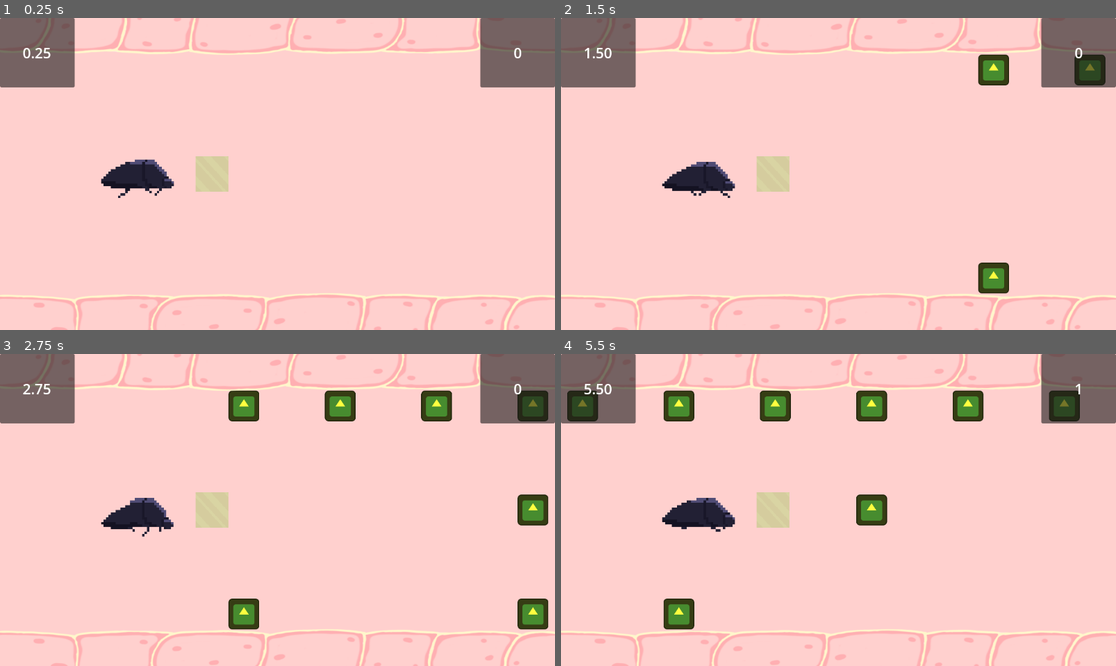
Above: before the commit, frames 1-4 (two rows, left to right).
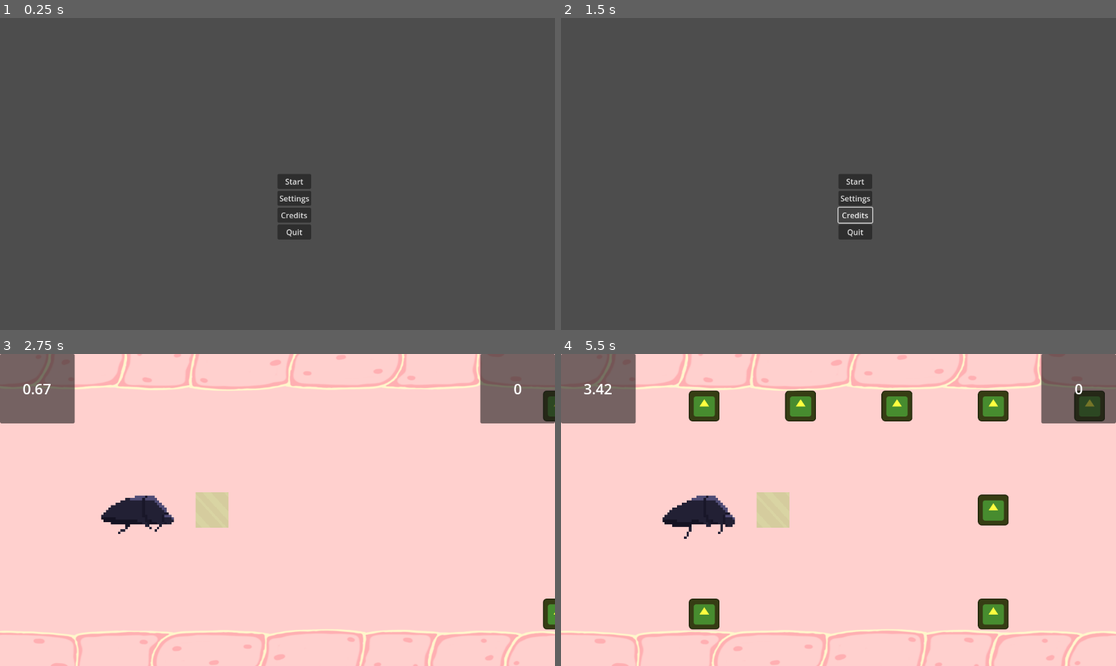
Above: after the commit, the same moments.

Repository: milnej/EscapeFromFrog
Game: Godot game, scene res://Scene/menu.tscn
Same seed, same stepped clock (60 frames per second), same inputs: the game is played once before the commit and once after it. Before the commit the project starts from res://Scene/guts.tscn. The engine's default icon, where the game draws it, is replaced by a stand-in: a white triangle on a blue panel in a dark square.
Inputs (mouse positions are in pixels of both pictures, inside the frame that each line leads up to):
- Up to frame 1 (0.25 s): no input
- Up to frame 2 (1.5 s): click (855, 198) at 0.5 s, where only the run after the commit has a clickable "Settings"; click (855, 214) at 1.25 s, where only the run after the commit has a clickable "Credits"
- Up to frame 3 (2.75 s): click (294, 516) at 2 s, where only the run after the commit has a clickable "Start"
- Up to frame 4 (5.5 s): hold L (note_right) 2.78-3.53 s; tap Space (beetle_attack) every 0.75 s from 2.85 to 5.1 s; hold S (beetle_down) 3.53-4.28 s; hold L (note_right) 4.28-5.03 s; hold W (beetle_up) from 5.03 s (still down)

The runs differ from the first frame. In frame 1, 100% of the frame differs, in the area x 0-100%, y 0-100%; in frame 2, 100%; in frame 3, 4.5%; in frame 4, 8.1%.

Commit message:
Merge branch 'main' of https://github.com/milnej/EscapeFromFrog

Diff:
--- a/Scene/breakable_flesh.tscn
+++ b/Scene/breakable_flesh.tscn
@@ -8,9 +8,6 @@
 
 [node name="Note" type="Node2D"]
 script = ExtResource("1_munt2")
-line = null
-note_number = null
-points_value = null
 
 [node name="Sprite2D" type="Sprite2D" parent="."]
 modulate = Color(1, 1, 0.247059, 1)
--- /dev/null
+++ b/Scene/credits.tscn
@@ -0,0 +1,9 @@
+[gd_scene format=3 uid="uid://ctum5q5u2t5nd"]
+
+[node name="Credits" type="Control"]
+layout_mode = 3
+anchors_preset = 15
+anchor_right = 1.0
+anchor_bottom = 1.0
+grow_horizontal = 2
+grow_vertical = 2
--- /dev/null
+++ b/Scene/menu.tscn
@@ -0,0 +1,40 @@
+[gd_scene load_steps=2 format=3 uid="uid://l8bqq84h0gc8"]
+
+[ext_resource type="Script" path="res://Scripts/menu.gd" id="1_jqkw4"]
+
+[node name="Menu" type="Control"]
+layout_mode = 3
+anchors_preset = 8
+anchor_left = 0.5
+anchor_top = 0.5
+anchor_right = 0.5
+anchor_bottom = 0.5
+grow_horizontal = 2
+grow_vertical = 2
+script = ExtResource("1_jqkw4")
+
+[node name="VBoxContainer" type="VBoxContainer" parent="."]
+layout_mode = 0
+offset_right = 40.0
+offset_bottom = 40.0
+
+[node name="Start" type="Button" parent="VBoxContainer"]
+layout_mode = 2
+text = "Start"
+
+[node name="Settings" type="Button" parent="VBoxContainer"]
+layout_mode = 2
+text = "Settings"
+
+[node name="Credits" type="Button" parent="VBoxContainer"]
+layout_mode = 2
+text = "Credits"
+
+[node name="Quit" type="Button" parent="VBoxContainer"]
+layout_mode = 2
+text = "Quit"
+
+[connection signal="pressed" from="VBoxContainer/Start" to="." method="_on_start_pressed"]
+[connection signal="pressed" from="VBoxContainer/Settings" to="." method="_on_settings_pressed"]
+[connection signal="pressed" from="VBoxContainer/Credits" to="." method="_on_credits_pressed"]
+[connection signal="pressed" from="VBoxContainer/Quit" to="." method="_on_quit_pressed"]
--- a/Scene/unbreakable_flesh.tscn
+++ b/Scene/unbreakable_flesh.tscn
@@ -10,7 +10,7 @@
 script = ExtResource("1_klm06")
 
 [node name="Sprite2D" type="Sprite2D" parent="."]
-modulate = Color(1, 1, 0.247059, 1)
+modulate = Color(0.537255, 0.0666667, 0, 1)
 scale = Vector2(0.5, 0.5)
 texture = ExtResource("2_c6od4")
 
@@ -19,6 +19,7 @@
 
 [node name="CollisionShape2D" type="CollisionShape2D" parent="Sprite2D/Area2D"]
 shape = SubResource("RectangleShape2D_yf74h")
+debug_color = Color(0.94902, 0.184314, 0.341176, 0.419608)
 
 [connection signal="area_entered" from="Sprite2D/Area2D" to="." method="_on_area_2d_area_entered"]
 [connection signal="area_exited" from="Sprite2D/Area2D" to="." method="_on_area_2d_area_exited"]
--- /dev/null
+++ b/Scripts/menu.gd
@@ -0,0 +1,28 @@
+extends Control
+
+
+# Called when the node enters the scene tree for the first time.
+func _ready():
+	pass # Replace with function body.
+
+
+# Called every frame. 'delta' is the elapsed time since the previous frame.
+func _process(delta):
+	pass
+
+
+func _on_start_pressed():
+	get_tree().change_scene_to_file("res://Scene/guts.tscn")
+
+
+func _on_quit_pressed():
+	get_tree().quit()
+
+
+func _on_credits_pressed():
+	#var credits = load().instance()
+	pass
+
+
+func _on_settings_pressed():
+	pass # Replace with function body.
--- a/project.godot
+++ b/project.godot
@@ -11,7 +11,7 @@
 [application]
 
 config/name="Escape From Frog"
-run/main_scene="res://Scene/guts.tscn"
+run/main_scene="res://Scene/menu.tscn"
 config/features=PackedStringArray("4.2", "GL Compatibility")
 config/icon="res://icon.svg"
 
--- a/road.gd
+++ b/road.gd
@@ -3,12 +3,14 @@
 @onready var note_conductor = $NoteConductor
 var note_scene = preload("res://note.tscn")
 var breakable_flesh = preload("res://Scene/breakable_flesh.tscn")
+var unbreakable_flesh = preload("res://Scene/unbreakable_flesh.tscn")
+var acid = preload("res://Scene/acid.tscn")
+var beetle_trapped = preload("res://Scene/beetle_trapped.tscn")
 
 var row_count = 0
 var beat_map_file_name = "res://beatMap1.txt"
 var note_move_speed
 var bpm
-
 
 const DIST_BETWEEN_NOTES = 200
 
@@ -26,7 +28,7 @@
 	return out
 
 
-func calculate_note_speed(bpm):
+func calculate_note_speed():
 	var note_length = DIST_BETWEEN_NOTES
 	var beat_in_seconds = 60/float(bpm)
 	note_move_speed = note_length/beat_in_seconds
@@ -35,7 +37,7 @@
 
 	var beat_map = parse_beat_map(beat_map_file_name)
 
-	calculate_note_speed(bpm)
+	calculate_note_speed()
 
 	for i in range(len(beat_map)):
 		add_row(beat_map[i])
@@ -50,12 +52,19 @@
 
 func add_note(note_type, note_lane):
 	var note
-	if note_type == "-":
-		return
-	elif note_type == "bf":
-		note = breakable_flesh.instantiate()
-	else:
-		note = note_scene.instantiate()
+	match note_type:
+		"-":
+			return
+		"bf":
+			note = breakable_flesh.instantiate()
+		"uf":
+			note = unbreakable_flesh.instantiate()
+		"a":
+			note = acid.instantiate()
+		"bt":
+			note = beetle_trapped.instantiate()
+		_:
+			return
 
 	note.line = note_lane
 	note.note_position = row_count * DIST_BETWEEN_NOTES
